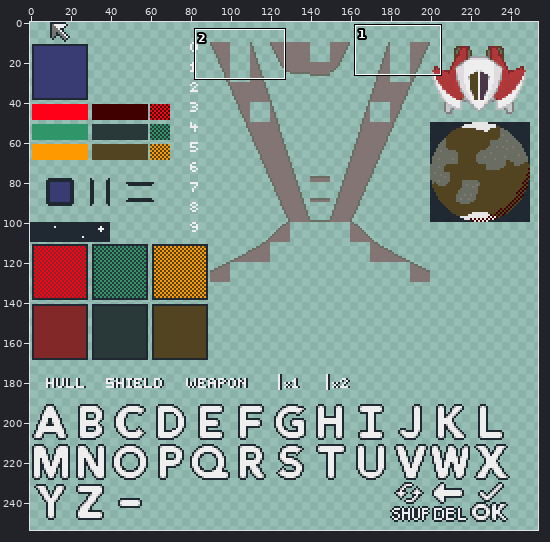
One commit to this sprite sheet: cartridge/resources/1_10x10.png. The picture above shows the old version from afar; the outline marks the close-up.
Close-up. Old version:
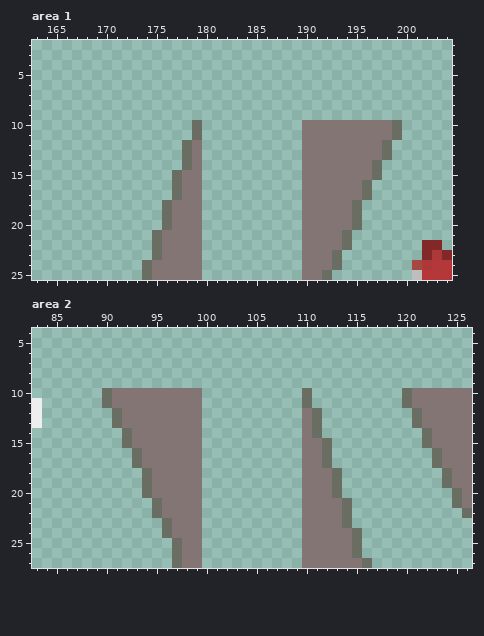
The file is 256x256 pixels. Shown: area 1: x 163..204, y 2..25; area 2: x 83..126, y 4..27. The wide view leaves out empty margins.
And afterwards:
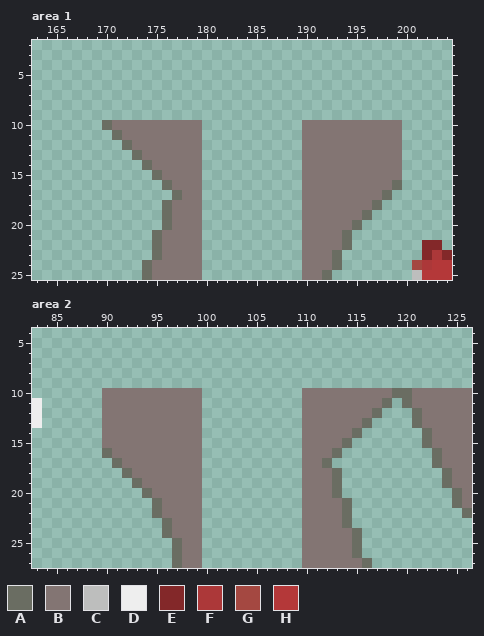
Palette (. is transparent): A #6a6d62  B #837573  C #bdbebd  D #eeeeee  E #832829  F #ac3839  G #a44841  H #b43839
Author's note on the commit: change shape of ship a bit
Difference:
Area 1:
y 10: x 170..179 .........A -> ABBBBBBBBB; x 199 A -> B
y 11: x 171..179 ........A -> ABBBBBBBB; x 199 A -> B
y 12: x 172..178 ......A -> ABBBBBB; x 198..199 A. -> BB
y 13: x 173..178 .....A -> ABBBBB; x 198..199 A. -> BB
y 14: x 174..178 ....A -> ABBBB; x 197..199 A.. -> BBB
y 15: x 175..177 ..A -> ABB; x 197..199 A.. -> BBB
y 16: x 176..177 .A -> AB; x 196..199 A... -> BBBA
y 17: x 196..198 A.. -> BBA
y 18: x 195..197 A.. -> BBA
y 19: x 195..196 A. -> BA
Area 2:
y 10: x 90 A -> B; x 110..119 A......... -> BBBBBBBBBA
y 11: x 90 A -> B; x 110..118 A........ -> BBBBBBBBA
y 12: x 90..91 .A -> BB; x 111..117 A...... -> BBBBBBA
y 13: x 90..91 .A -> BB; x 111..116 A..... -> BBBBBA
y 14: x 90..92 ..A -> BBB; x 111..115 A.... -> BBBBA
y 15: x 90..92 ..A -> BBB; x 112..114 A.. -> BBA
y 16: x 90..93 ...A -> ABBB; x 112..113 A. -> BA
y 17: x 91..93 ..A -> ABB
y 18: x 92..94 ..A -> ABB
y 19: x 93..94 .A -> AB
Pixel boxes of the changes (left, top, right, bottom) in both close-ups:
changed: (102, 120, 202, 190)
changed: (352, 120, 402, 220)
changed: (102, 388, 152, 488)
changed: (302, 388, 402, 458)
